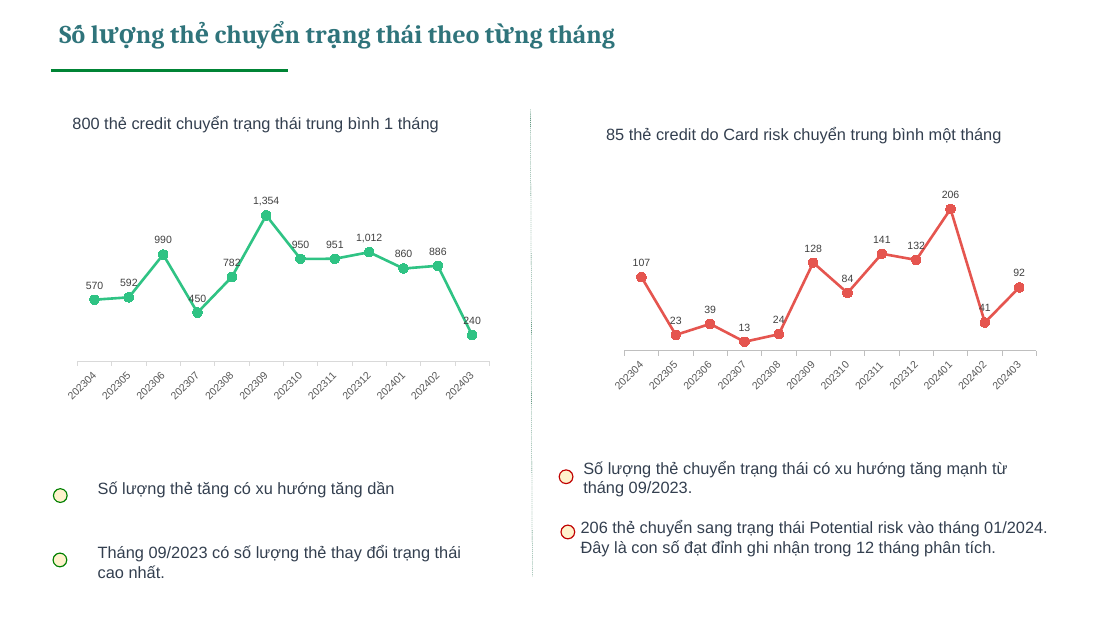
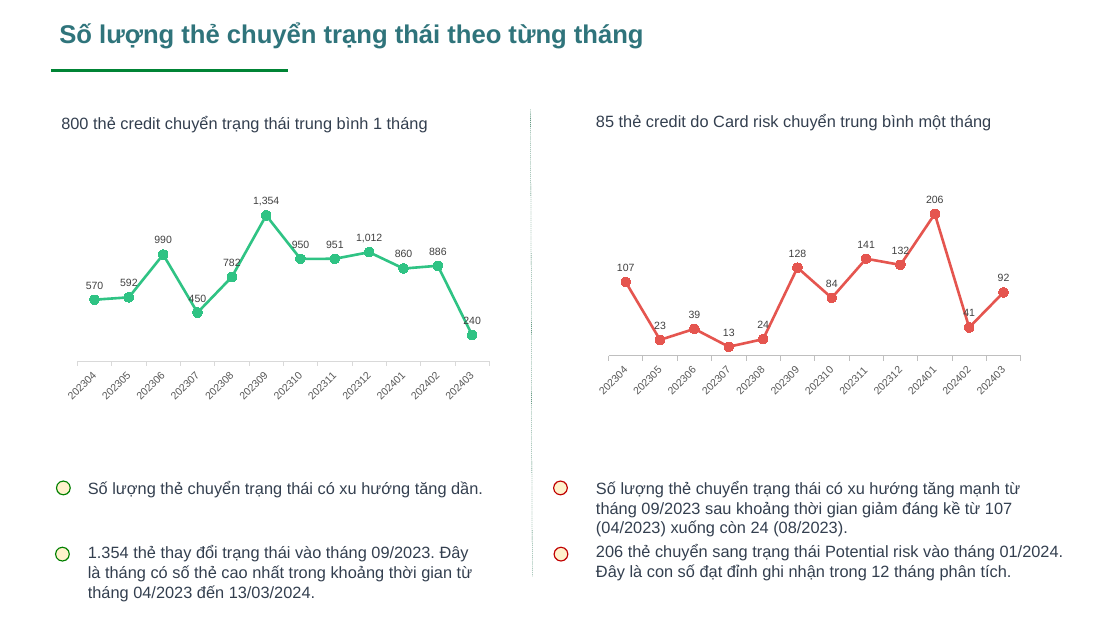
Before and after one commit to quynhnguyenthuy/githubtest, a slide deck: slide 4 of PHAN TICH CARD CHUYEN TRANG THAI.pptx. Drawn at 1120x630 pixels with LibreOffice and Linux fonts; fonts in the diff are those of the drawing; background and template pictures are left out. Boxes give left, top, right and bottom in pixels: in the first picture for what was removed or moved away, otherwise in the second. Text is boxed around its words. In the diff, an @@ line names an element or a change of style, - is before the commit and + after.

```diff
--- a/PHAN TICH CARD CHUYEN TRANG THAI.pptx
+++ b/PHAN TICH CARD CHUYEN TRANG THAI.pptx
@@ title "Số lượng thẻ chuyển trạng ..." at (59,22,644,49): font Cambria to Arial @@
@@ text "800 thẻ credit chuyển trạng ...": place and size @@
-text "800 thẻ credit chuyển trạng ..." at (72,116,439,133)
+text "800 thẻ credit chuyển trạng ..." at (61,116,428,133)
@@ text "85 thẻ credit do Card ...": place and size @@
-text "85 thẻ credit do Card ..." at (606,127,1002,144)
+text "85 thẻ credit do Card ..." at (596,114,991,131)
@@ line chart: place and size @@
-line chart at (603,175,1045,397)
+line chart at (588,179,1030,402)
@@ ellipse: place and size @@
-ellipse at (54,489,67,502)
+ellipse at (56,481,70,495)
@@ text at (88,481,483,498): text changed @@
-Số lượng thẻ tăng có xu hướng tăng dần
+Số lượng thẻ chuyển trạng thái có xu hướng tăng dần.
@@ ellipse: place and size @@
-ellipse at (560,470,573,483)
+ellipse at (554,481,567,495)
@@ text at (596,481,1020,537): text changed @@
-Số lượng thẻ chuyển trạng thái có xu hướng tăng mạnh từ tháng 09/2023.
+Số lượng thẻ chuyển trạng thái có xu hướng tăng mạnh từ tháng 09/2023 sau khoảng thời gian giảm đáng kề từ 107 (04/2023) xuống còn 24 (08/2023).
@@ text "206 thẻ chuyển sang trạng ...": place and size @@
-text "206 thẻ chuyển sang trạng ..." at (581,520,1048,556)
+text "206 thẻ chuyển sang trạng ..." at (596,544,1064,581)
@@ ellipse: place and size @@
-ellipse at (53,553,66,566)
+ellipse at (55,548,69,561)
@@ text at (88,545,472,601): text changed @@
-Tháng 09/2023 có số lượng thẻ thay đổi trạng thái cao nhất.
+1.354 thẻ thay đổi trạng thái vào tháng 09/2023. Đây là tháng có số thẻ cao nhất trong khoảng thời gian từ tháng 04/2023 đến 13/03/2024.
@@ ellipse: place and size @@
-ellipse at (561,525,575,539)
+ellipse at (555,548,568,561)
```
Also in this commit, not shown: 6 other slides changed.
